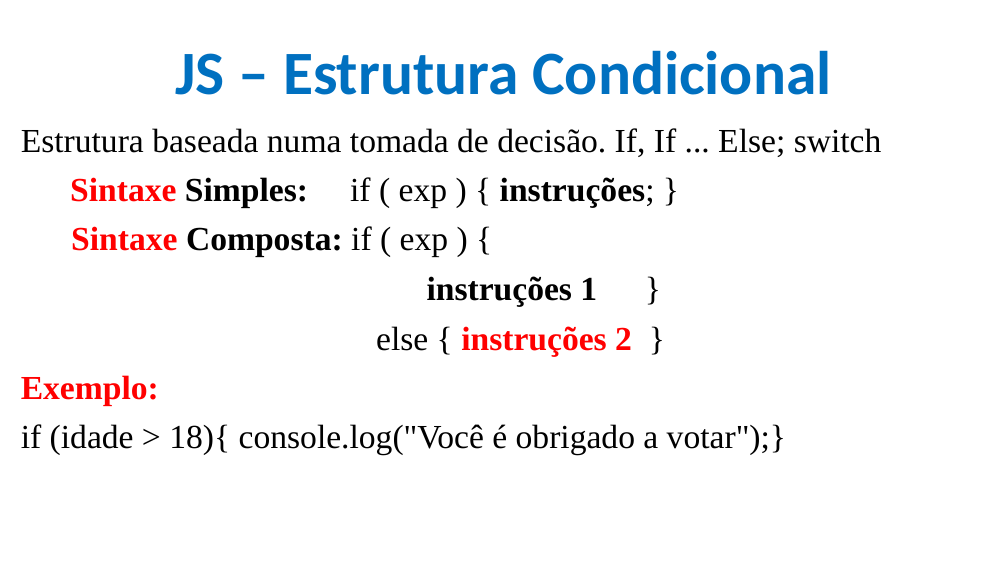
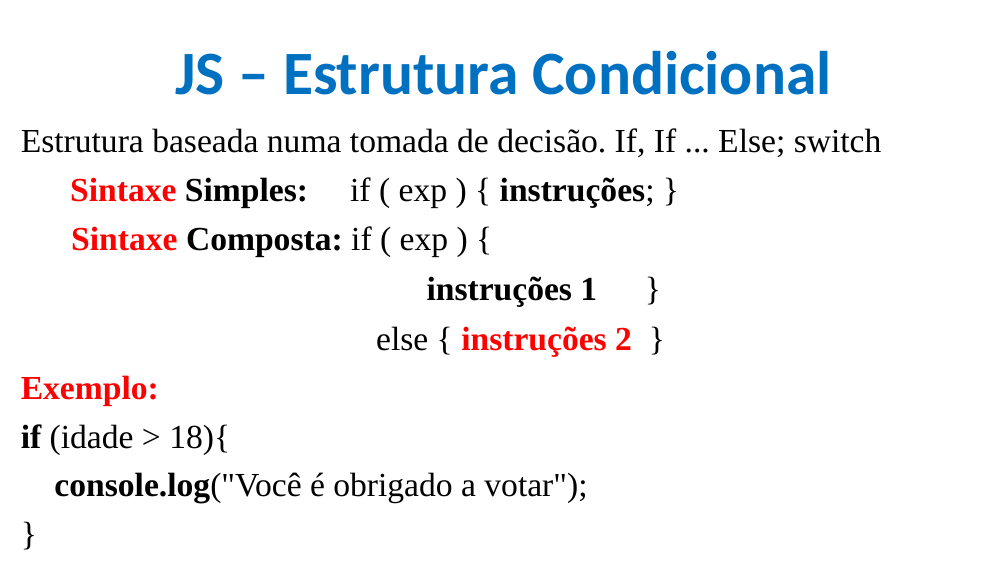
Before and after one commit to CloudEducationBrazil/WydenDesenvolvimentoWebPHP, a slide deck: slide 19 of 01 Classes/Aula 09 Desenvolvimento Web PHP - JS.pptx. Drawn at 1008x567 pixels with LibreOffice and Linux fonts; fonts in the diff are those of the drawing; background and template pictures are left out. Boxes give left, top, right and bottom in pixels: in the first picture for what was removed or moved away, otherwise in the second. Text is boxed around its words. In the diff, an @@ line names an element or a change of style, - is before the commit and + after.

```diff
--- a/01 Classes/Aula 09 Desenvolvimento Web PHP - JS.pptx
+++ b/01 Classes/Aula 09 Desenvolvimento Web PHP - JS.pptx
@@ text at [21,424,587,503]: text changed @@
-if (idade > 18){ console.log("Você é obrigado a votar");}
+if (idade > 18){
+console.log("Você é obrigado a votar");
+}
```
Also in this commit, not shown: 18 other slides changed, 33 slides removed, 5 other files.
